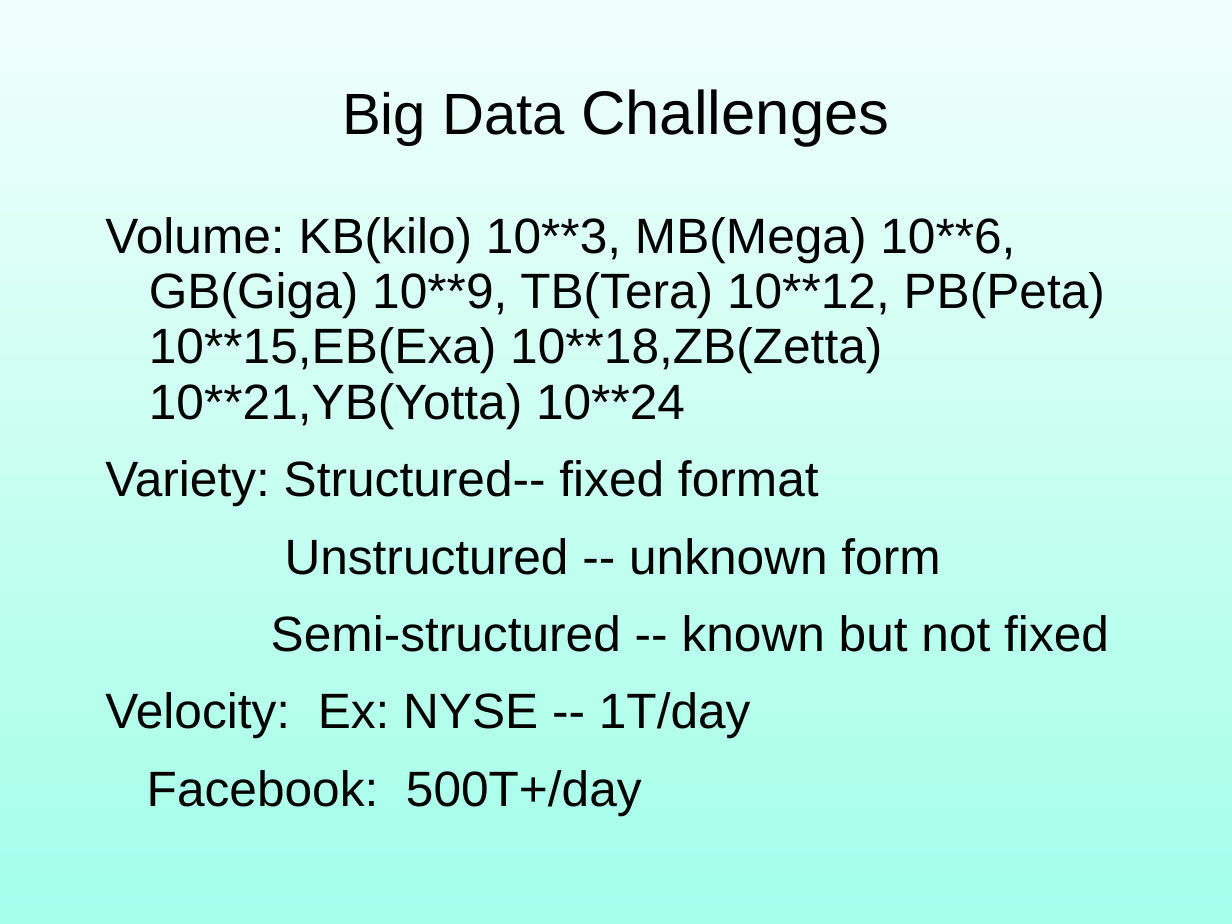
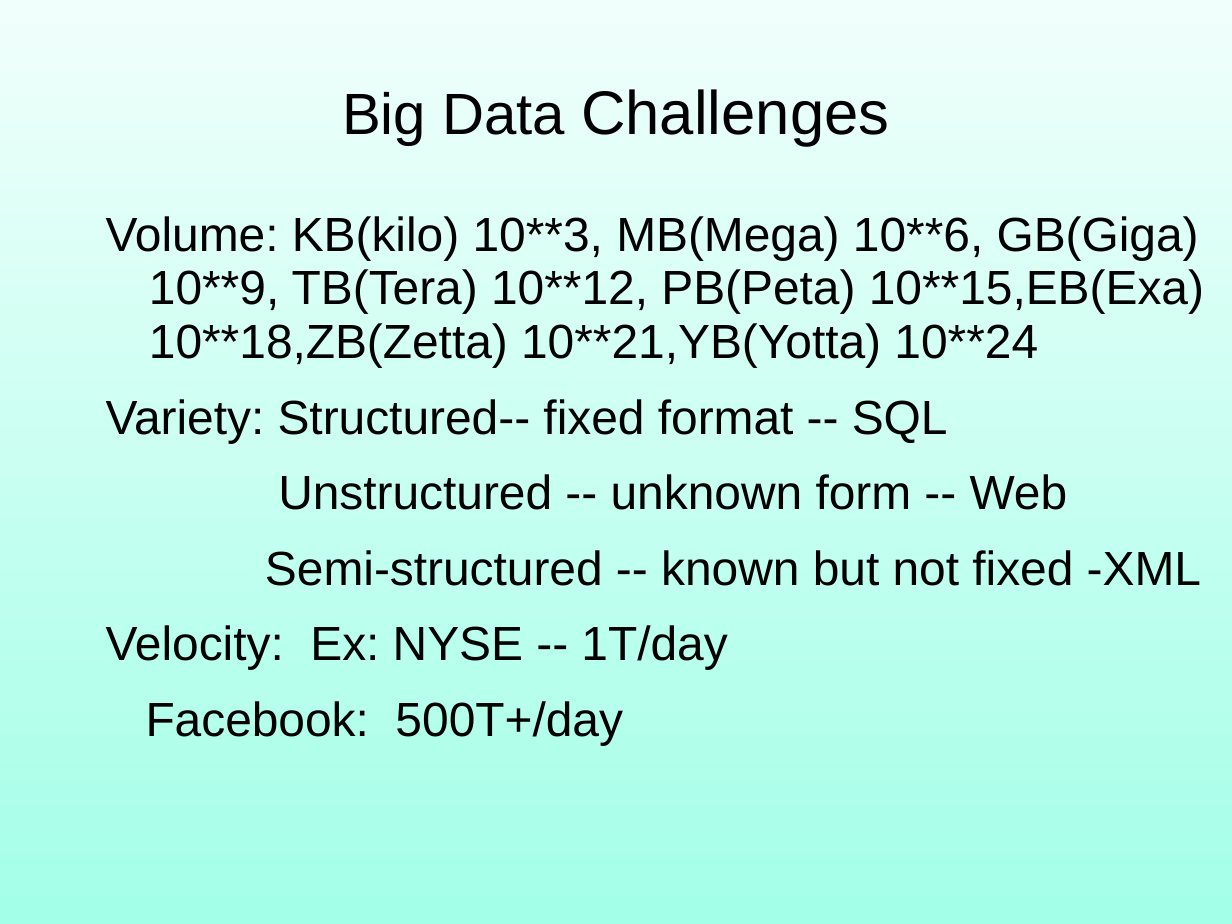
Before and after one commit to robin3795/Data, a slide deck: slide 4 of 2018_1.ppt. Drawn at 1232x924 pixels with LibreOffice and Linux fonts; fonts in the diff are those of the drawing. Boxes give left, top, right and bottom in pixels: in the first picture for what was removed or moved away, otherwise in the second. Text is boxed around its words. In the diff, an @@ line names an element or a change of style, - is before the commit and + after.

Commit message:
update

```diff
--- a/2018_1.ppt
+++ b/2018_1.ppt
@@ text at <box>106,216,1204,745</box>: size 29 to 28 pt in "Volume: KB(kilo) 10**3, MB(Mega) 10**6, GB(Giga) 10**9, ...", "Velocity: Ex: NYSE -- 1T/day", "Facebook: 500T+/day" @@
@@ text at <box>106,399,1201,586</box>: text changed; size 29 to 28 pt @@
-Variety: Structured-- fixed format
-Unstructured -- unknown form
-Semi-structured -- known but not fixed
+Variety: Structured-- fixed format -- SQL
+Unstructured -- unknown form -- Web
+Semi-structured -- known but not fixed -XML
```
Also in this commit, not shown: 8 other slides changed, 2 slides added.
